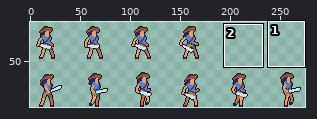
Two states of a sprite sheet, Assets/AnimationCombine.png. The first picture is a wide view before the edit; the outline marks the close-up.
Close-up. Earlier state:
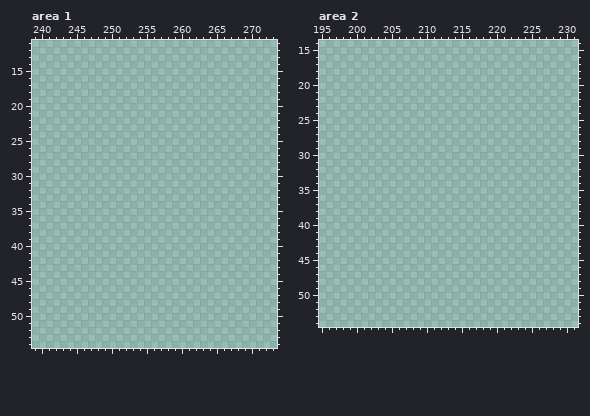
The file is 288x96 pixels. Shown: area 1: x 239..273, y 11..54; area 2: x 195..231, y 14..54. The wide view leaves out empty margins. The commit also changed other parts of the picture, which this record leaves out.
The result:
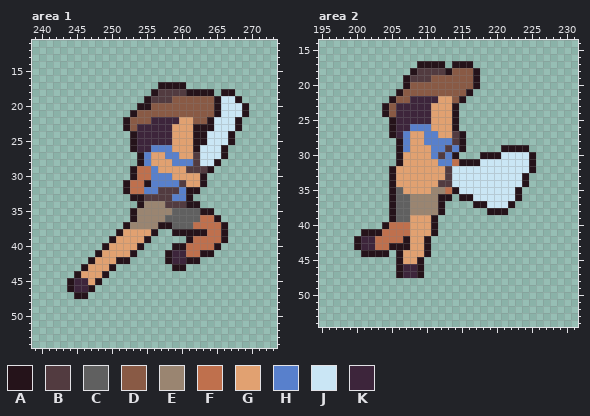
Palette (. is transparent): A #25131a  B #523b40  C #606060  D #895a45  E #9a8571  F #bf704d  G #e1a171  H #5880cc  J #cae6f5  K #3d253b
Edits made:
Changed rows in their new state; - is an unchanged pixel.
Area 1:
first column x 244:
17 -------------AAAA---------
18 ------------ABBBBAAAA-AA--
19 -----------ABBBDDDDDDAJJA-
20 ----------AADDDDDDDDDAJJJA
21 ---------ADDDDDDDDDDDAJJJA
22 --------ADDDKKKKGGDDAJJJA-
23 --------ADKKKKKGGGAAAJJJA-
24 ---------AKKKKKGGGAAJJJA--
25 ---------AKKKKKGGGAAJJJA--
26 ---------AKKHHHGGGAJJJA---
27 ----------AHGGHHGGBJJJA---
28 ----------AHGGGHHHBJJA----
29 ---------AFFHGGGGBBBA-----
30 ---------AFFHHHGGGGA------
31 --------AFFAHHHHBGGA------
32 --------AFFHHBBBHAA-------
33 ---------AABBBBHHA--------
34 ----------AEEEBBBAA-------
35 ---------AEEEEECCCCAA-----
36 ---------AEEEECCCCCFFA----
37 --------AEEEEAACCCFFFFA---
38 -------AGGGGA--AAAAAFFA---
39 ------AGGGGA-----AFFFFA---
40 -----AGGGGA----AAFFFFA----
41 ----AGGGGA----AKKFFAA-----
42 ---AGGGAA-----AKKAA-------
43 --AGGGA--------AA---------
44 -AGGGA--------------------
45 AKKGA---------------------
46 AKKA----------------------
47 -AA-----------------------
Area 2:
first column x 200:
17 ---------AAAA-AAA---------
18 --------ABBBBADDDA--------
19 -------ABBBDDDDDDA--------
20 -------ADDDDDDDDDA--------
21 ------ADDDDDDDDDA---------
22 -----ADDKKKKGGDA----------
23 ----ADKKKKKGGGA-----------
24 ----ADKKKKKGGGA-----------
25 -----AKKKKKGGGA-----------
26 -----AKKHHHGGGA-----------
27 -----AKHGGHHGGBA----------
28 ------AHGGHHHHBA----------
29 ------AHGGGHHBHA-----AAAA-
30 ------AGGGGHBHA---AAAJJJJA
31 ------AGGGGGHHFAAAJJJJJJJA
32 -----AGGGGGGGBJJJJJJJJJJJA
33 -----AGGGGGGGBJJJJJJJJJJA-
34 -----AGGGGGGBBJJJJJJJJJJA-
35 -----ACGGGGEEFAJJJJJJJJA--
36 -----ACCEEEEAA-AAJJJJJJA--
37 -----ACCEEEEA----AAJJJA---
38 -----ACCEEEEA------AAA----
39 -----ACCGGGA--------------
40 ----AFFFGGGA--------------
41 -AAAFFFFGGGA--------------
42 AKKFFFFAGGA---------------
43 AKKFFAAAGGA---------------
44 -AAAA-AGGGA---------------
45 ------AGGA----------------
46 ------AKKA----------------
47 ------AKKA----------------
Where, in picture pixels (left, top, right, bottom), the same in both close-ups:
added: (67, 82, 249, 299)
added: (354, 61, 536, 278)
